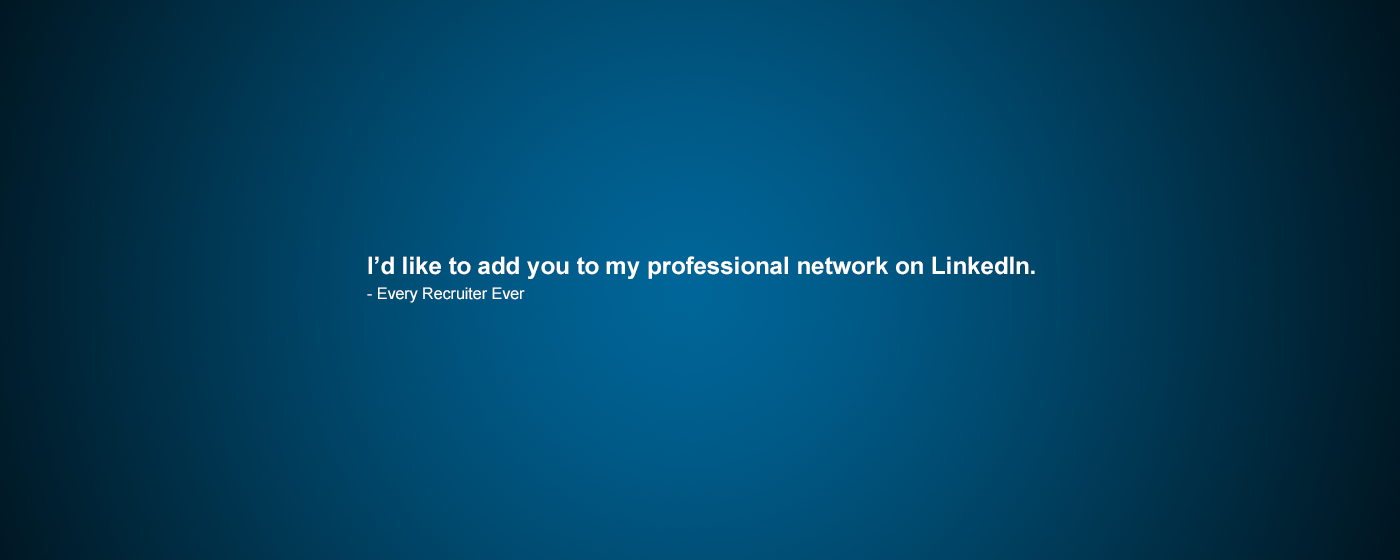
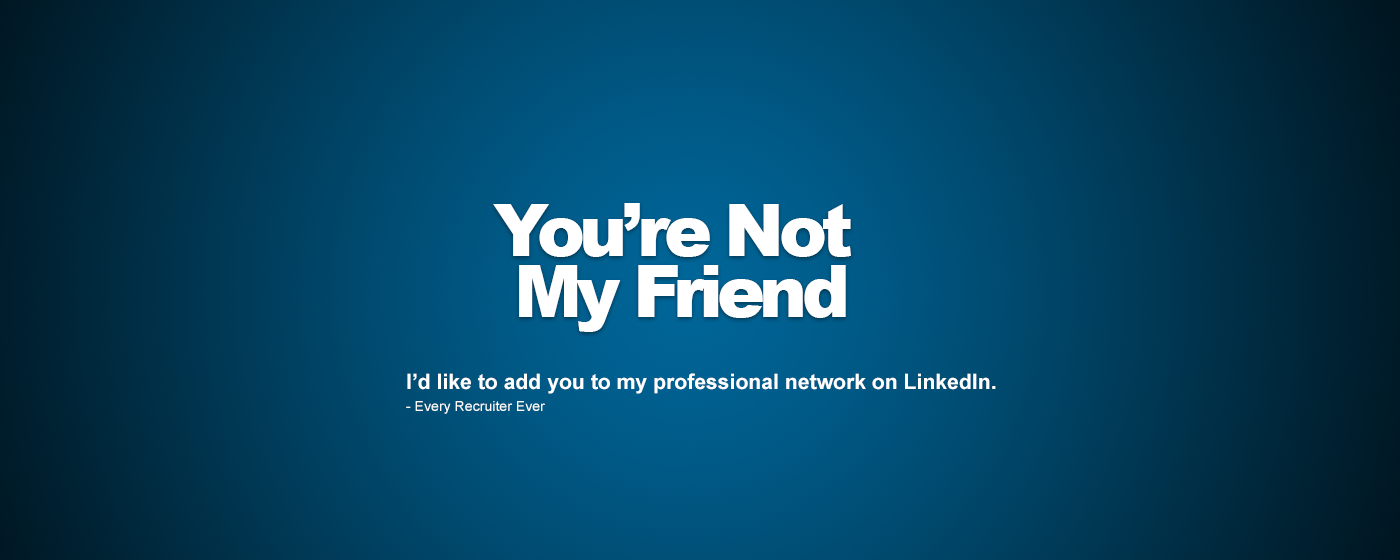
Layered file, before and after one edit (w=1400, h=560). Changes by layer:
added layer "You’re Not My Friend" above "- Every Recruiter Ever" over [493, 203, 851, 332]
painted on "- Every Recruiter Ever" over [367, 287, 545, 414]
painted on "I’d like to add you to my professional network on LinkedIn." over [368, 256, 1035, 394]
